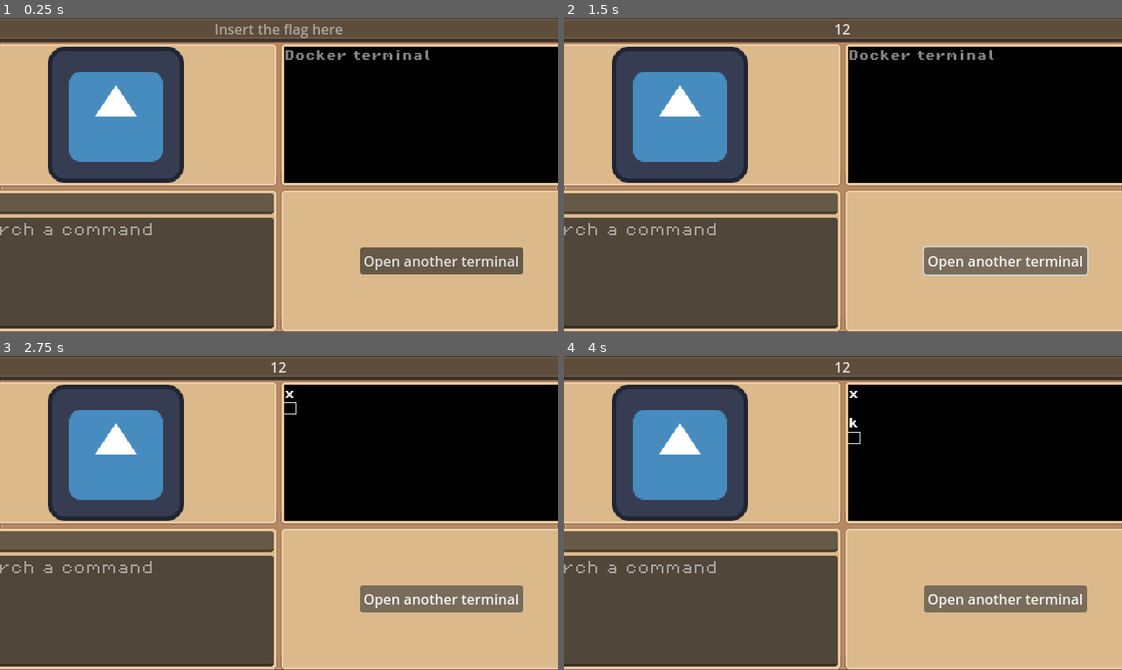
Above: before the commit, frames 1-4 (two rows, left to right).
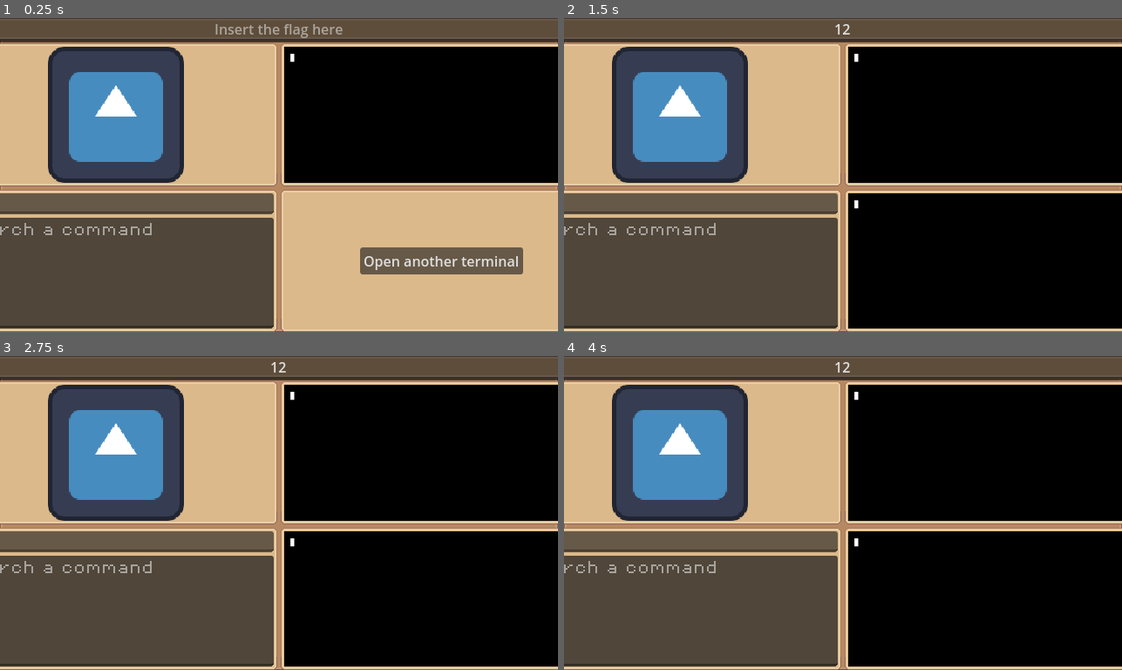
Above: after the commit, the same moments.

Repository: CAI4Education/AI4CS
Game: Godot game, scene res://scenes/guiStuff/terminal_interface.tscn
Same seed, same stepped clock (60 frames per second), same inputs: the game is played once before the commit and once after it. This scene is started directly instead of the project's main scene. The engine's default icon, where the game draws it, is replaced by a stand-in: a white triangle on a blue panel in a dark square.
Inputs (mouse positions are in pixels of both pictures, inside the frame that each line leads up to):
- Up to frame 1 (0.25 s): no input
- Up to frame 2 (1.5 s): click (843, 27) at 0.52 s; type "12" at 0.6 s; click (681, 203) at 0.75 s; type "12" at 0.83 s; click "Open another terminal" at 1.25 s
- Up to frame 3 (2.75 s): tap Enter (ui_accept) at 2, 2.27 s; hold Right (move_right) from 2.03 s (still down); tap X (attack) at 2.1 s
- Up to frame 4 (4 s): tap Enter (ui_accept) at 2.75, 3.02, 3.5 s; release Right (move_right) at 2.78 s; hold Down (move_down) 2.78-3.53 s; tap K (roll) at 2.85 s; hold Right (move_right) from 3.53 s (still down); tap Backspace at 3.6 s

The runs differ from the first frame. In frame 1, 0.4% of the frame differs, in the area x 51-78%, y 10-15%; in frame 2, 21%, in the area x 50-100%, y 10-99%; in frame 3, 21%; in frame 4, 21%.
Error before the commit: Invalid assignment of property or key 'editable' with value of type 'bool' on a base object of type 'null instance'. (res://scripts/gui/TerminalSession.gd:45)

Commit message:
Changed some scripts
Changed some scripts for the changed tree structure in some scenes (interface-linux)

Diff:
--- a/projectAI4CS/scripts/gui/terminal_interface.gd
+++ b/projectAI4CS/scripts/gui/terminal_interface.gd
@@ -1,9 +1,10 @@
 extends Control
 
-@onready var editor_main = $Grid/TopRightEditor
-@onready var terminal_button = $Grid/GridContainer/TerminalButton
-@onready var editor_secondary = $Grid/GridContainer/SecondTerminal
-@onready var goBack = $Grid/MarginContainer/goBack
+@onready var editor_main = $NinePatchRect/vert/Grid/NinePatchRect2/MarginContainer/TopRightEditor
+@onready var terminal_button = $NinePatchRect/vert/Grid/NinePatchRect4/MarginContainer/GridContainer/TerminalButton
+@onready var editor_secondary = $NinePatchRect/vert/Grid/NinePatchRect4/MarginContainer/GridContainer/SecondTerminal
+#Il bottone go back deve aprire una finestra "sicuro di voler abbandonare la challenge?"
+@onready var goBack = $NinePatchRect/vert/NinePatchRect/MarginContainer/HBoxContainer/goBack
 
 var terminal1: TerminalSession
 var terminal2: TerminalSession
